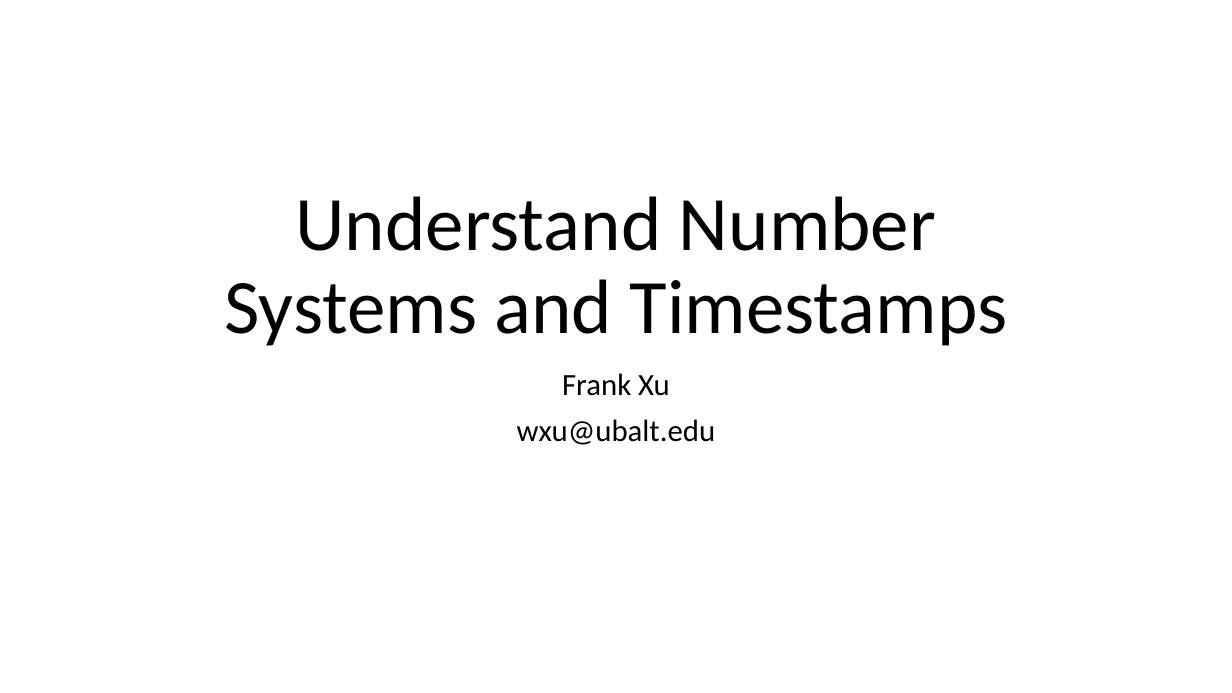
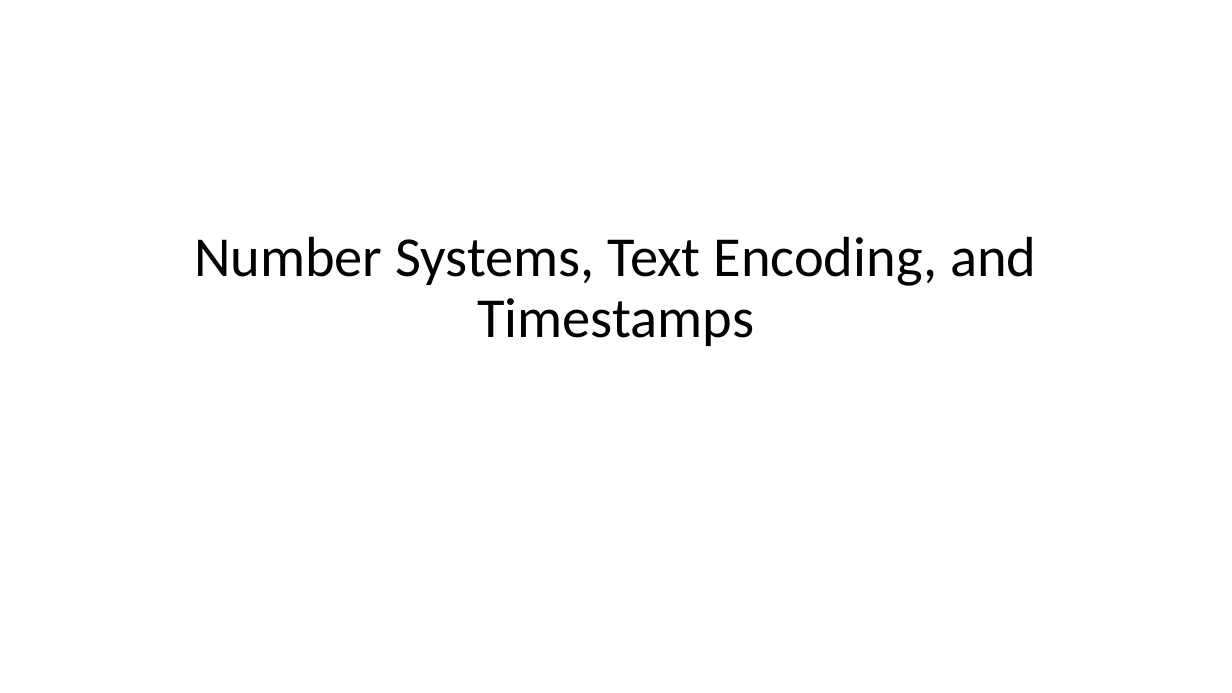
Before and after one commit to frankwxu/Digital-Forensics-Basic-Book, a slide deck: slide 1 of PPTs/Ch2_Number_Systems_for_Digital_Forensics.pptx. Drawn at 1232x693 pixels with LibreOffice and Linux fonts; fonts in the diff are those of the drawing; background and template pictures are left out. Boxes give left, top, right and bottom in pixels: in the first picture for what was removed or moved away, otherwise in the second. Text is boxed around its words. In the diff, an @@ line names an element or a change of style, - is before the commit and + after.

Commit message:
update Ch2 Number Systems for Digital Forensics presentation

```diff
--- a/PPTs/Ch2_Number_Systems_for_Digital_Forensics.pptx
+++ b/PPTs/Ch2_Number_Systems_for_Digital_Forensics.pptx
@@ title at <box>194,236,1036,346</box>: text changed; size 60 to 44 pt @@
-Understand Number Systems and Timestamps
+Number Systems, Text Encoding, and Timestamps
@@ subtitle removed at <box>517,373,716,445</box> @@
-Frank Xu
-wxu@ubalt.edu
```
Also in this commit, not shown: 35 other slides changed, 5 slides added, 4 slides removed.
